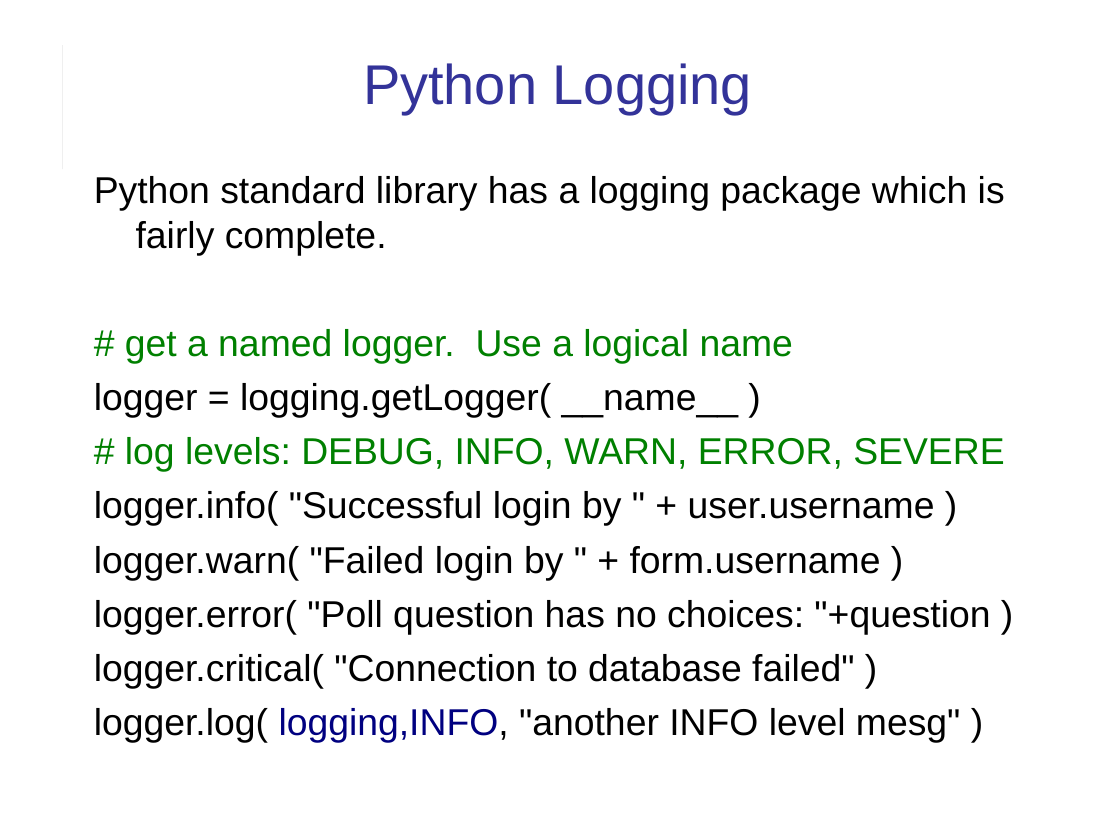
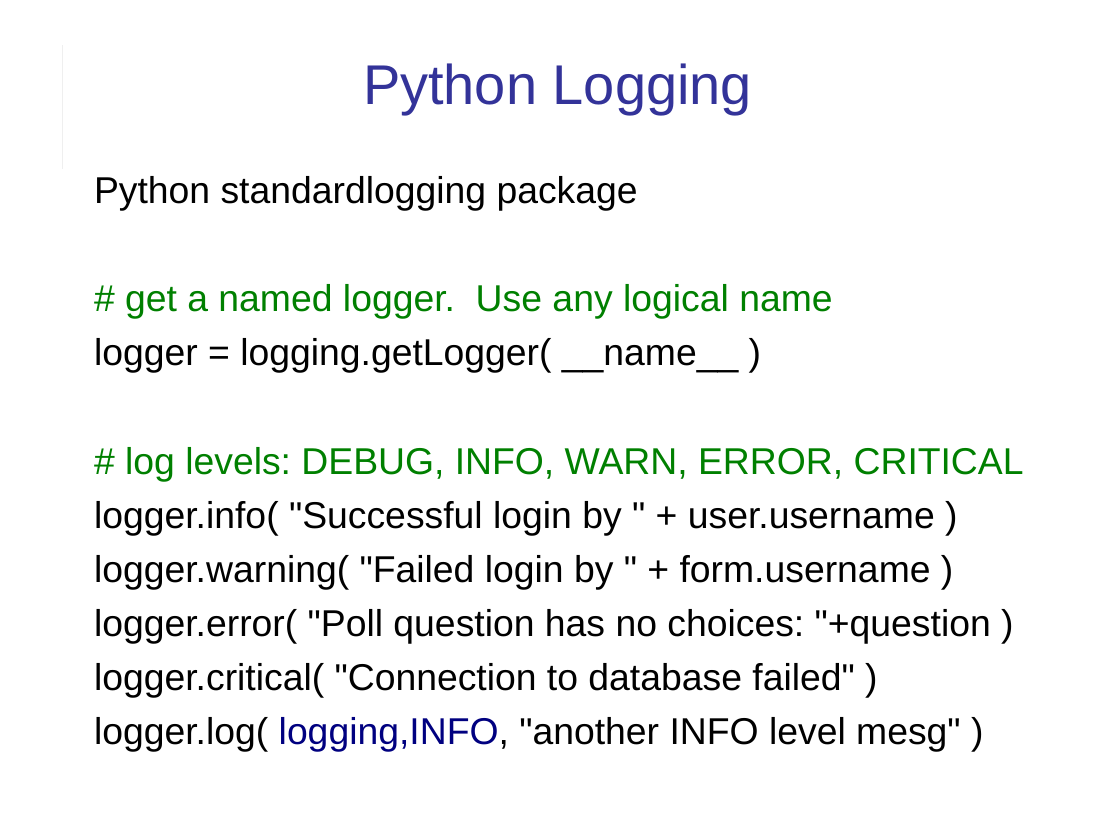
Before and after one commit to cpske/ISP, a slide deck: slide 10 of logging/Logging.ppt. Drawn at 1120x840 pixels with LibreOffice and Linux fonts; fonts in the diff are those of the drawing. Boxes give left, top, right and bottom in pixels: in the first picture for what was removed or moved away, otherwise in the second. Text is boxed around its words. In the diff, an @@ line names an element or a change of style, - is before the commit and + after.

Commit message:
add logging

```diff
--- a/logging/Logging.ppt
+++ b/logging/Logging.ppt
@@ text at <box>94,176,832,319</box>: text changed; text colour #000000 to #008000 @@
-Python standard library has a logging package which is fairly complete.
-# get a named logger. Use a logical name
+Python standardlogging package
+# get a named logger. Use any logical name
@@ text at <box>125,447,1024,481</box>: text changed @@
-# log levels: DEBUG, INFO, WARN, ERROR, SEVERE
+# log levels: DEBUG, INFO, WARN, ERROR, CRITICAL
@@ text at <box>94,555,931,590</box>: text changed @@
-logger.warn( "Failed login by " + form.username )
+logger.warning( "Failed login by " + form.username )
```
Also in this commit, not shown: 7 other slides changed, 9 slides added, 2 other files.
